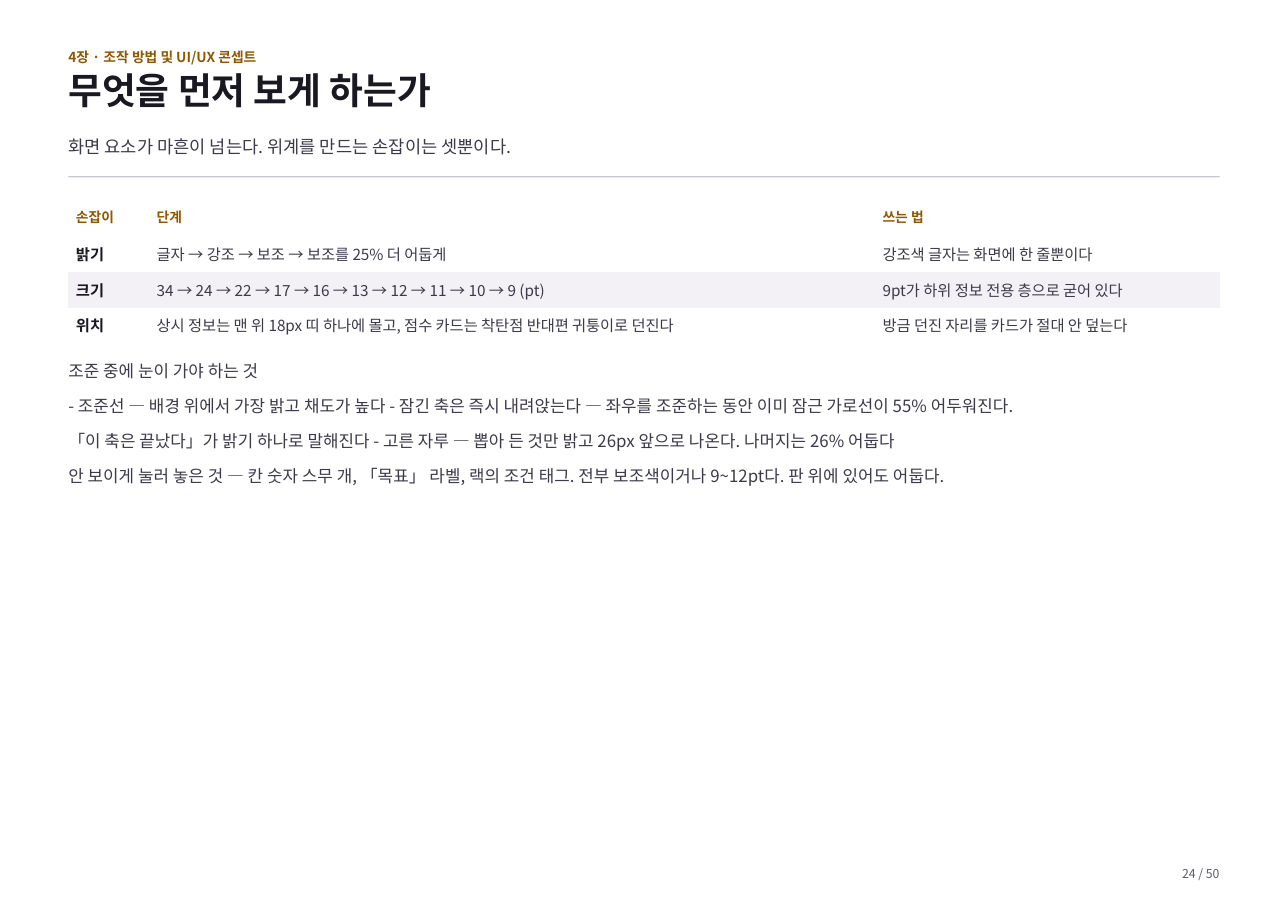
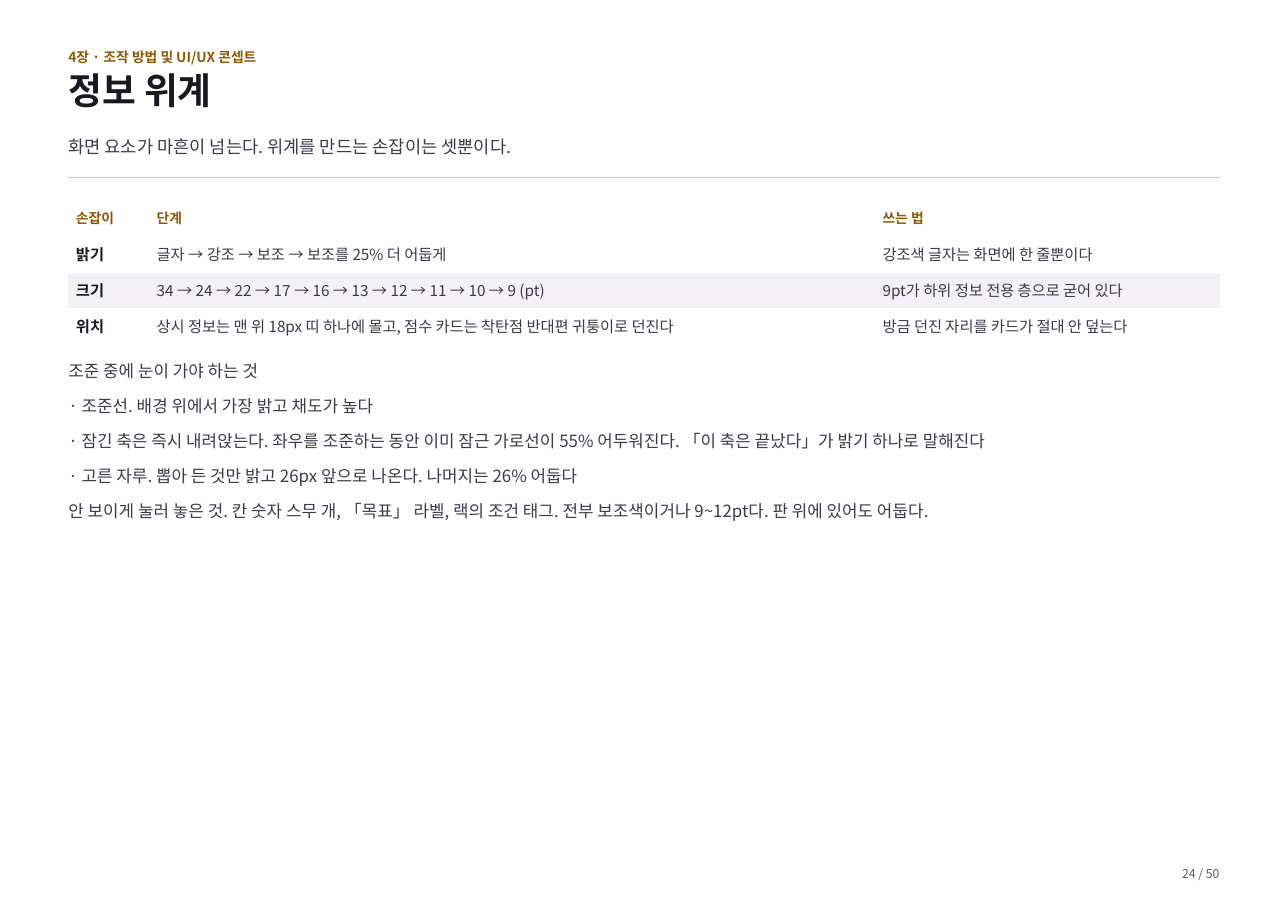
Before and after one commit to GGbong69/test-03, a slide deck: slide 24 of docs/기획서.pptx. Drawn at 1288x911 pixels with LibreOffice and Linux fonts; fonts in the diff are those of the drawing. Boxes give left, top, right and bottom in pixels: in the first picture for what was removed or moved away, otherwise in the second. Text is boxed around its words. In the diff, an @@ line names an element or a change of style, - is before the commit and + after.

```diff
--- a/docs/기획서.pptx
+++ b/docs/기획서.pptx
@@ text at bbox=[68, 73, 212, 108]: text changed @@
-무엇을 먼저 보게 하는가
+정보 위계
@@ text at bbox=[68, 398, 985, 521]: text changed @@
-- 조준선 — 배경 위에서 가장 밝고 채도가 높다 - 잠긴 축은 즉시 내려앉는다 — 좌우를 조준하는 동안 이미 잠근 가로선이 55% 어두워진다.
-「이 축은 끝났다」가 밝기 하나로 말해진다 - 고른 자루 — 뽑아 든 것만 밝고 26px 앞으로 나온다. 나머지는 26% 어둡다
-안 보이게 눌러 놓은 것 — 칸 숫자 스무 개, 「목표」 라벨, 랙의 조건 태그. 전부 보조색이거나 9~12pt다. 판 위에 있어도 어둡다.
+· 조준선. 배경 위에서 가장 밝고 채도가 높다
+· 잠긴 축은 즉시 내려앉는다. 좌우를 조준하는 동안 이미 잠근 가로선이 55% 어두워진다. 「이 축은 끝났다」가 밝기 하나로 말해진다
+· 고른 자루. 뽑아 든 것만 밝고 26px 앞으로 나온다. 나머지는 26% 어둡다
+안 보이게 눌러 놓은 것. 칸 숫자 스무 개, 「목표」 라벨, 랙의 조건 태그. 전부 보조색이거나 9~12pt다. 판 위에 있어도 어둡다.
```
Also in this commit, not shown: 44 other slides changed, 2 other files.
